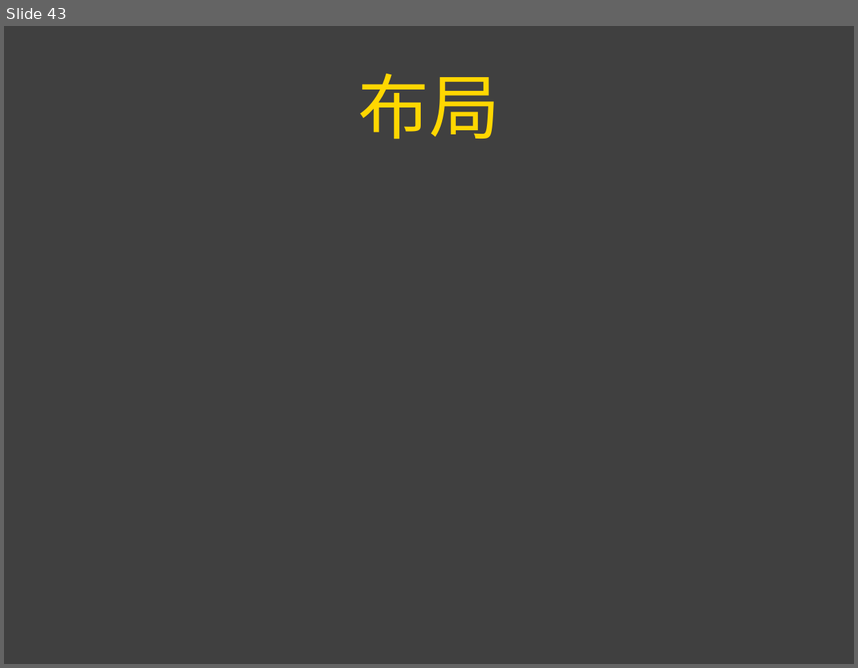
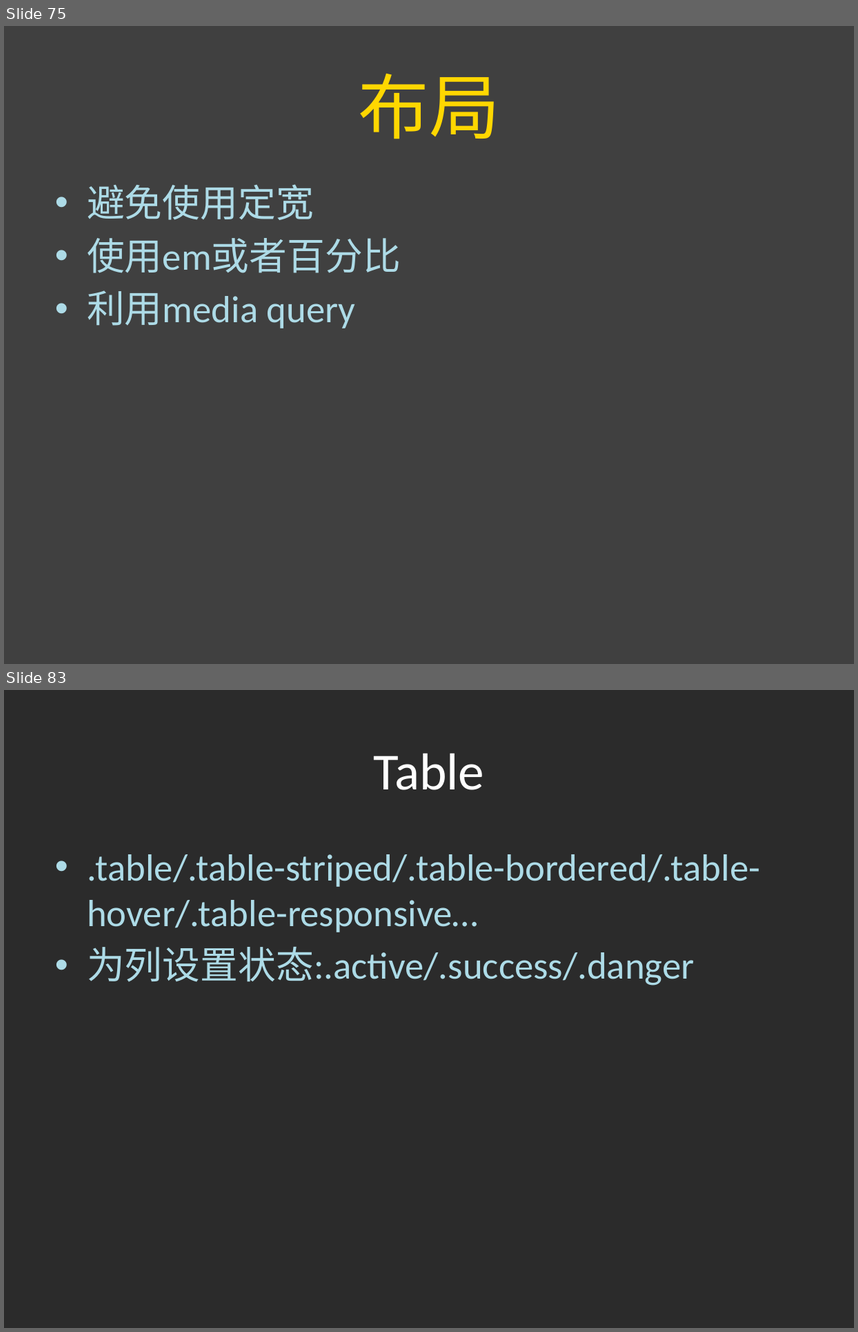
Before and after one commit to simplemx/playground, a slide deck: ppt/frontend.pptx. Shown one above the other, each under a label of ours: slide 43 before the commit, slides 75 and 83 after it; the slides between them are not shown. The pictures are 858x668 and 858x1332 pixels, drawn with LibreOffice and Linux fonts; fonts in the diff are those of the drawing; background and template pictures are left out; a plain dark background stands for a picture behind light text. Boxes give left, top, right and bottom in pixels: in the first picture for what was removed or moved away, otherwise in the second. Text is boxed around its words. In the diff, an @@ line names an element or a change of style, - is before the commit and + after.

```diff
--- a/ppt/frontend.pptx
+++ b/ppt/frontend.pptx
@@ slide 83 added at (x1=4, y1=690, x2=854, y2=1328), background picture (left out) @@
@@ title added at (x1=373, y1=753, x2=484, y2=790), 44 pt, text #FFFFFF @@
+Table
@@ text added at (x1=87, y1=854, x2=760, y2=985), 32 pt, text #ADDBE7 @@
+• .table/.table-striped/.table-bordered/.table-hover/.table-responsive…
+• 为列设置状态:.active/.success/.danger
@@ what was slide 43 is now slide 75 @@
@@ slide 75 changed as well @@
@@ text added at (x1=87, y1=184, x2=401, y2=328), 32 pt, text #ADDBE7 @@
+• 避免使用定宽
+• 使用em或者百分比
+• 利用media query
```
Also in this commit, not shown: 12 other slides changed, 48 other slides added, 2 slides removed.
